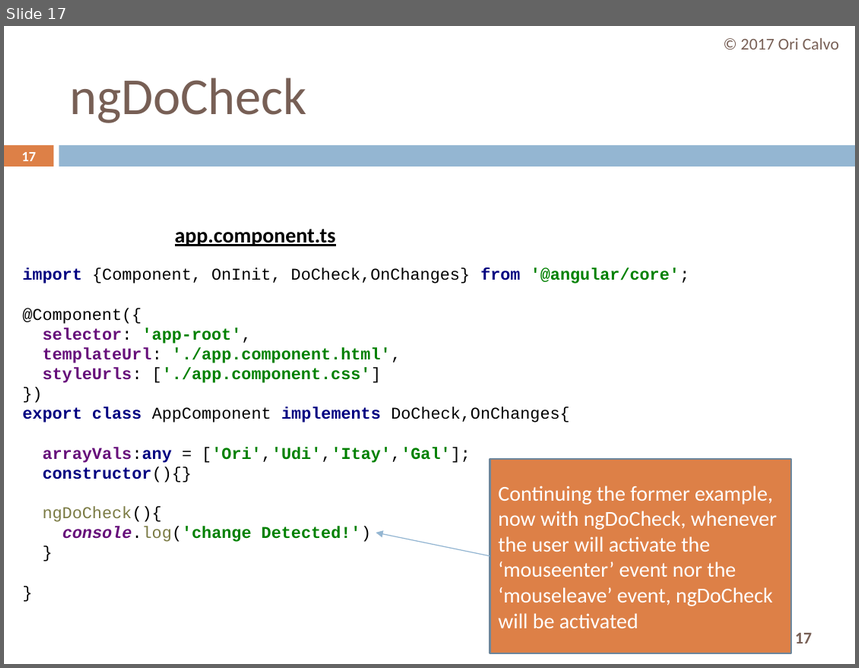
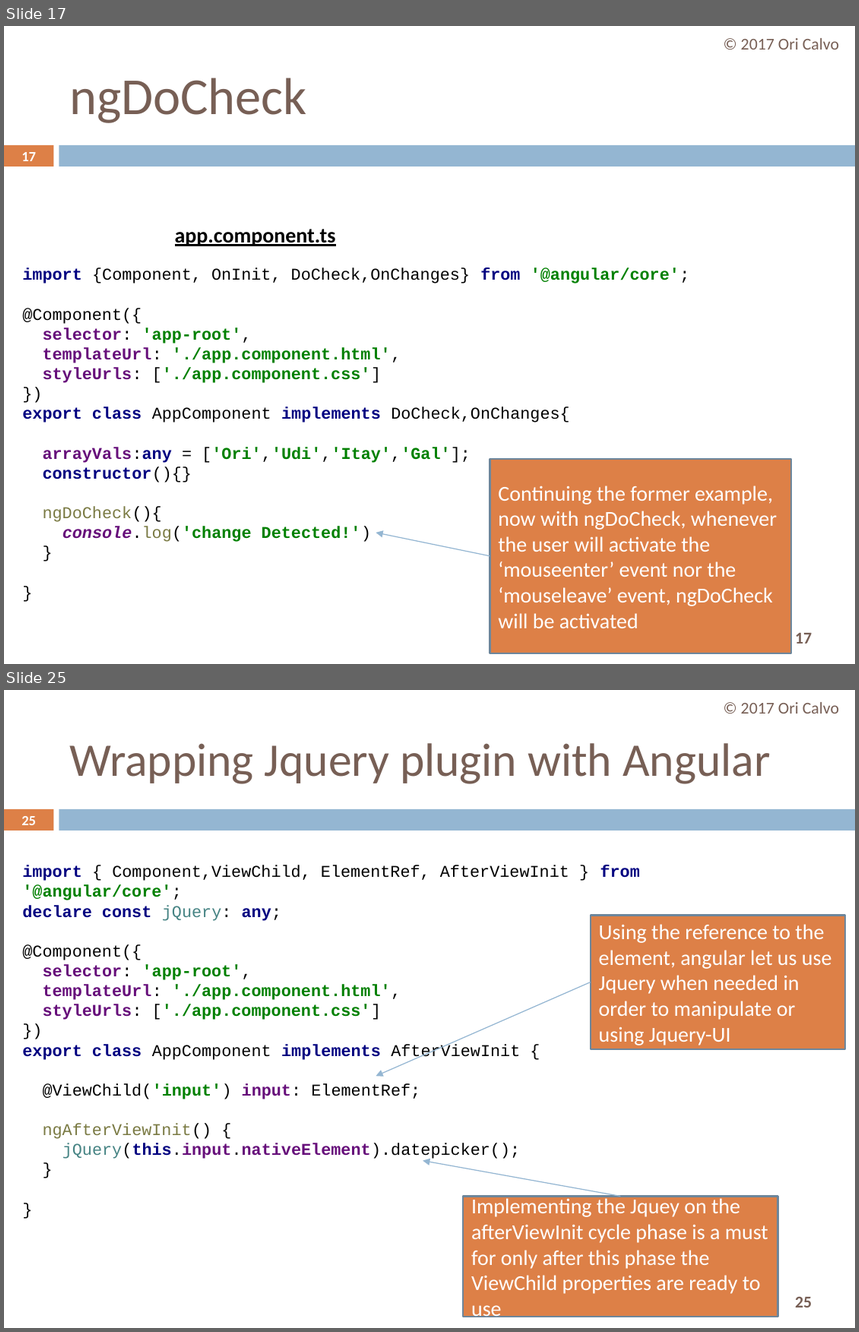
Before and after one commit to oricalvo/course-angular, a slide deck: PPTs/08 Custom Directives.pptx. Shown one above the other, each under a label of ours: slide 17 before the commit, slides 17 and 25 after it; the slides between them are not shown. The pictures are 859x668 and 859x1332 pixels, drawn with LibreOffice and Linux fonts; fonts in the diff are those of the drawing. Boxes give left, top, right and bottom in pixels: in the first picture for what was removed or moved away, otherwise in the second. Text is boxed around its words. In the diff, an @@ line names an element or a change of style, - is before the commit and + after.

```diff
--- a/PPTs/08 Custom Directives.pptx
+++ b/PPTs/08 Custom Directives.pptx
@@ slide 25 added at [4,690,855,1328], background #FFFFFF; not listed: 3 template elements that a slide beside it also shows @@
@@ text added at [741,702,839,714], 14 pt, text #775F55 @@
+© 2017 Ori Calvo
@@ title added at [69,743,770,784], 39.6 pt, text #775F55 @@
+Wrapping Jquery plugin with Angular
@@ page number added at [21,816,36,825], 11.9 pt, text #FFFFFF, bold @@
+25
@@ text added at [22,866,640,1161], 14 pt, text #000000, bold @@
+import { Component,ViewChild, ElementRef, AfterViewInit } from '@angular/core';
+declare const jQuery: any;
+@Component({
+selector: 'app-root',
+templateUrl: './app.component.html',
+styleUrls: ['./app.component.css']
+})
+export class AppComponent implements AfterViewInit {
+@ViewChild('input') input: ElementRef;
+ngAfterViewInit() {
+jQuery(this.input.nativeElement).datepicker();
+}
+}
@@ rectangle added at [591,916,845,1049], fill #DD8047, outline #6D879B 1.5 pt, 18 pt, text #FFFFFF @@
+Using the reference to the element, angular let us use Jquery when needed in order to manipulate or using Jquery-UI
@@ arrow added from (591, 983) to (376, 1076), #94B6D2 0.79 pt @@
@@ arrow added from (620, 1196) to (423, 1160), #94B6D2 0.79 pt @@
@@ rectangle added at [463,1196,778,1317], fill #DD8047, outline #6D879B 1.5 pt, 18 pt, text #FFFFFF @@
+Implementing the Jquey on the afterViewInit cycle phase is a must for only after this phase the ViewChild properties are ready to use
```
Also in this commit, not shown: 5 slides changed, 3 other slides added.
